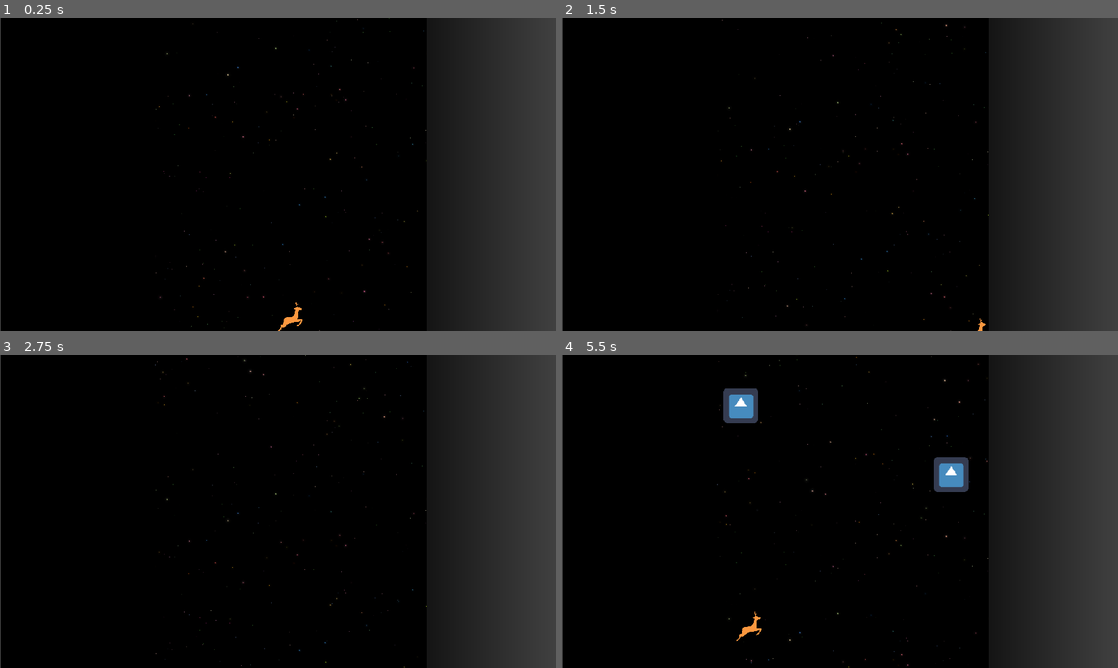
Above: before the commit, frames 1-4 (two rows, left to right).
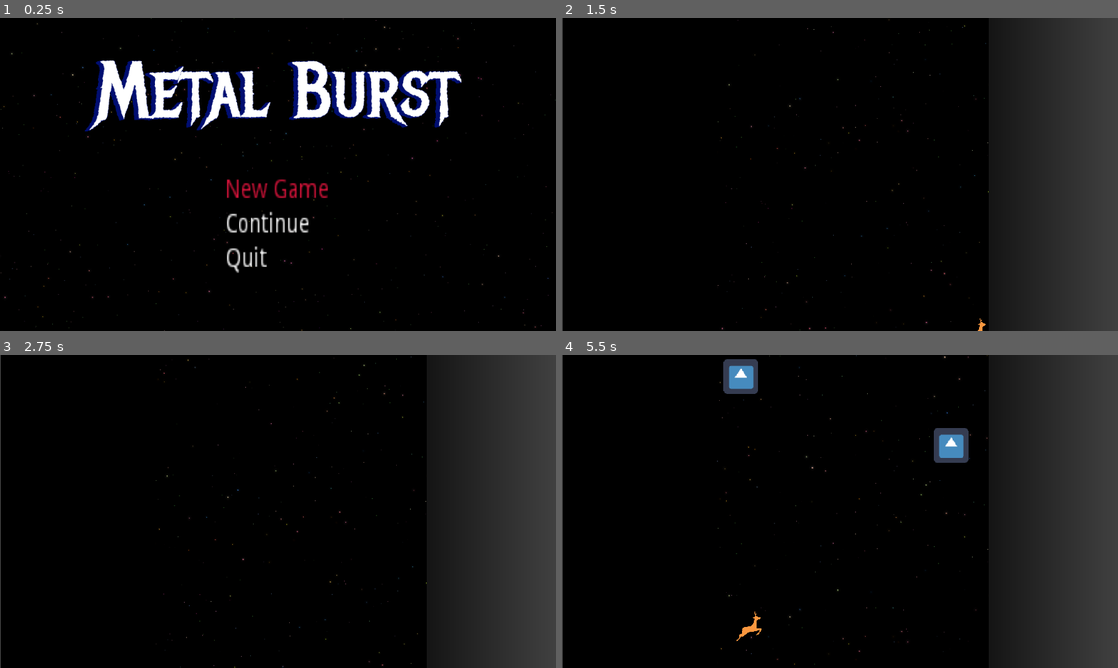
Above: after the commit, the same moments.

Repository: kyperbelt/MetalBurstPGJ
Game: Godot game, scene res://Screens/TitleScreen.tscn
Same seed, same stepped clock (60 frames per second), same inputs: the game is played once before the commit and once after it. Before the commit the project starts from res://Stages/TestStage.tscn. The engine's default icon, where the game draws it, is replaced by a stand-in: a white triangle on a blue panel in a dark square.
Inputs:
- Up to frame 1 (0.25 s): no input
- Up to frame 2 (1.5 s): tap Enter (ui_accept) at 0.5, 0.77 s; hold D (move_right) 0.53-1.28 s; hold Space (fire) 0.53-1.28 s; hold S (move_down) from 1.28 s (still down); tap Shift (move_slower) at 1.35 s
- Up to frame 3 (2.75 s): tap Enter (ui_accept) at 1.52 s; release S (move_down) at 2.03 s; hold D (move_right) from 2.03 s (still down); hold Space (fire) from 2.03 s (still down)
- Up to frame 4 (5.5 s): release D (move_right) at 2.78 s; release Space (fire) at 2.78 s; hold W (move_up) 2.78-3.53 s; tap Shift (move_slower) at 2.85, 4.35 s; tap Enter (ui_accept) at 3.02, 3.77, 4.52 s; hold Space (fire) 3.53-4.28 s; hold A (move_left) 3.53-5.03 s; hold S (move_down) from 5.03 s (still down); hold Space (fire) from 5.03 s (still down)

The runs differ from the first frame. In frame 1, 30% of the frame differs, in the area x 0-100%, y 0-100%; in frame 2, 0.2%; in frame 3, 0.2%; in frame 4, 2.5%.

Commit message:
set the (TitleScreen) scene as the main scene

Diff:
--- a/MetalBurstGame/project.godot
+++ b/MetalBurstGame/project.godot
@@ -16,7 +16,7 @@
 [application]
 
 config/name="MetalBurstGame"
-run/main_scene="res://Stages/TestStage.tscn"
+run/main_scene="res://Screens/TitleScreen.tscn"
 config/icon="res://icon.png"
 
 [autoload]
